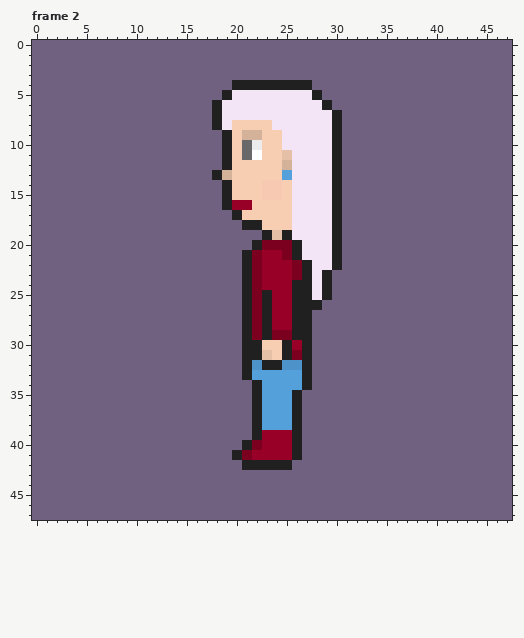
A pixel-art file gets an edit: assets/sprites/characters/complete/keia/walk/keia01_walk_l.ase. The picture above was drawn from the file before the commit.
48x48 pixels, 4 frames. Colours within 5 levels of each other are drawn and written as one. Shown: frame 2. The commit also changed other frames, which this record leaves out.
After the commit:
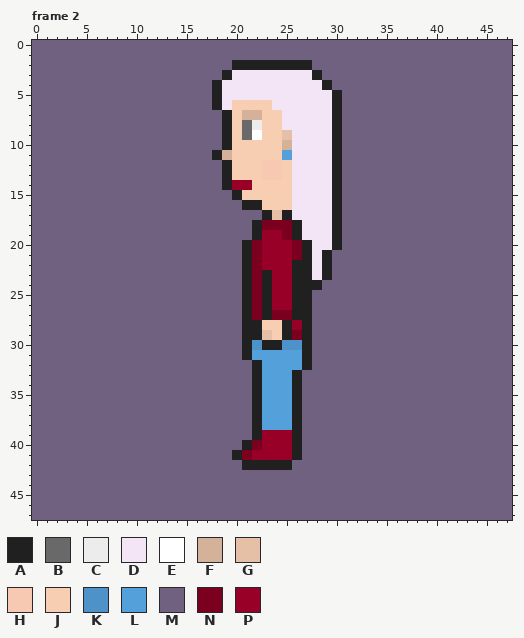
Palette (. is transparent): A #202020  B #696969  C #ececec  D #f3e5f5  E #ffffff  F #d4b29a  G #e5bfa6  H #f7c8b2  J #f7ceb2  K #4d93ca  L #54a0db  M #706181  N #7b0020  P #980028
From the commit log: Adjusted Keia's height on some sprites. Issue #5.
Changes in this commit:
Frame 2:
y 2: x 20..27 MMMMMMMM -> AAAAAAAA
y 3: x 19..28 MMMMMMMMMM -> ADDDDDDDDA
y 4: x 18..29 MMAAAAAAAAMM -> ADDDDDDDDDDA
y 5: x 18..19 MA -> AD; x 28..30 AMM -> DDA
y 6: x 20..23 DDDD -> JJJJ; x 29..30 AM -> DA
y 7: x 18..24 ADDDDDD -> MAJFFJJ
y 8: x 18..19 AD -> MA; x 21..22 JJ -> BC; x 24 D -> J
y 9: x 21..22 FF -> BE; x 25 D -> G
y 10: x 21..22 BC -> JJ; x 25 D -> F
y 11: x 18..19 MA -> AF; x 21..22 BE -> JJ; x 25 G -> L
y 12: x 23..25 JJF -> HHJ
y 13: x 18..19 AF -> MA; x 23..25 JJL -> HHJ
y 14: x 20..21 JJ -> PP; x 23..24 HH -> JJ
y 15: x 19..20 AJ -> MA; x 23..24 HH -> JJ
y 16: x 19..22 APPJ -> MMAA
y 17: x 20..25 AJJJJJ -> MMMAGA
y 18: x 21 A -> M; x 23..26 JJJD -> NNNA
y 19: x 22..26 MAGAD -> APPNA
y 20: x 21..27 MANNNAD -> ANPPPNA
y 21: x 25..27 NAD -> PNA; x 29..30 DA -> AM
y 22: x 26 N -> A; x 29..30 DA -> AM
y 23: x 23 P -> A; x 26 N -> A
y 24: x 23 P -> A; x 28..29 DA -> AM
y 25: x 28..29 DA -> MM
y 26: x 28 A -> M
y 27: x 24..25 PP -> NN
y 28: x 22..26 NAPPA -> AJJAP
y 29: x 22..26 NANNA -> AGJAN
y 30: x 22..26 AJJAP -> KAAKK
y 31: x 22..26 AGJAN -> LLLLL
y 32: x 21..26 AKAAKK -> MALLLL
y 33: x 21..22 AL -> MA; x 26..27 LA -> AM
y 34: x 26..27 LA -> AM
Pixel boxes of the changes (left, top, right, bottom) in both pictures:
changed: (212, 60, 342, 390)
